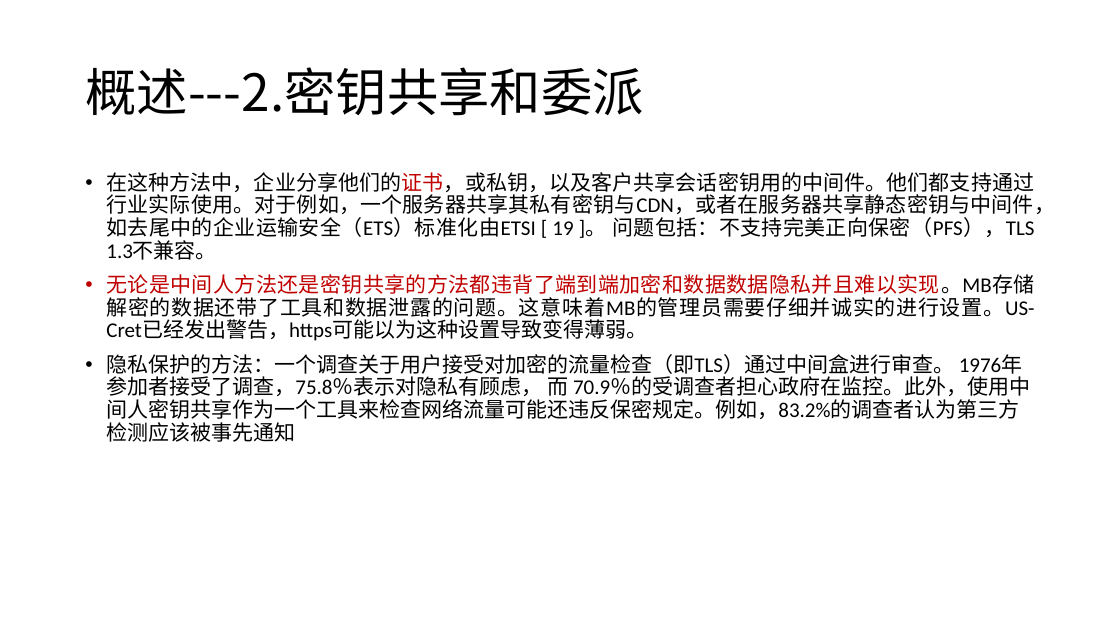
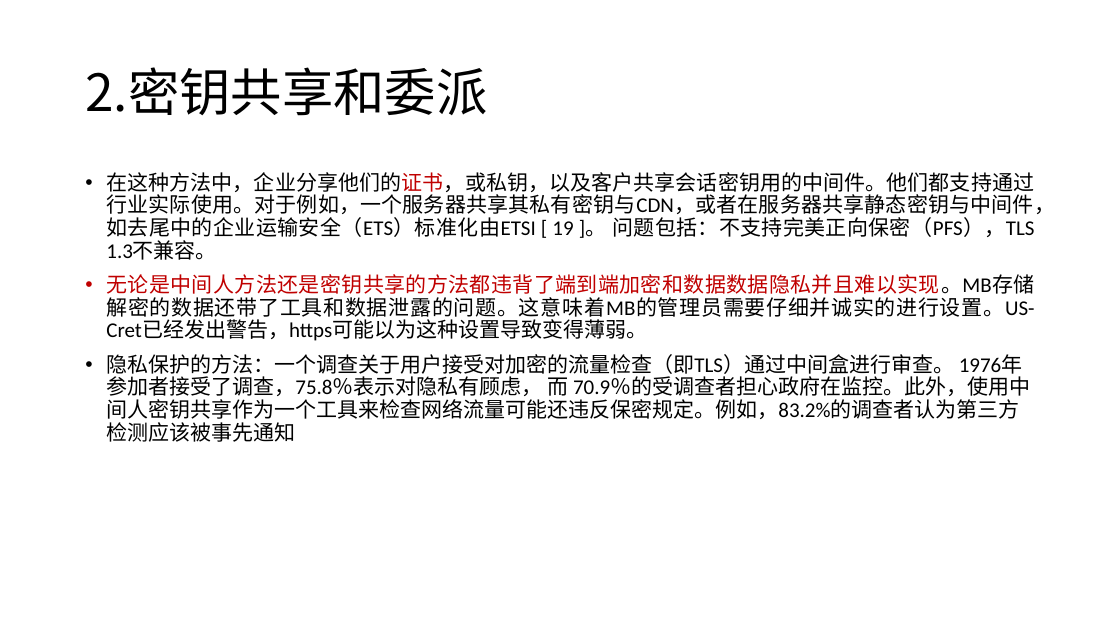
Before and after one commit to mikami-yua/security_papers, a slide deck: slide 6 of 深度包检测.pptx (slide 14 before the commit). Drawn at 1120x630 pixels with LibreOffice and Linux fonts; fonts in the diff are those of the drawing. Boxes give left, top, right and bottom in pixels: in the first picture for what was removed or moved away, otherwise in the second. Text is boxed around its words. In the diff, an @@ line names an element or a change of style, - is before the commit and + after.

```diff
--- a/深度包检测.pptx
+++ b/深度包检测.pptx
@@ title at [85, 67, 487, 116]: text changed @@
-概述---2.密钥共享和委派
+2.密钥共享和委派
```
Also in this commit, not shown: 32 other slides changed, 9 slides added, 8 slides removed, 19 other files.
